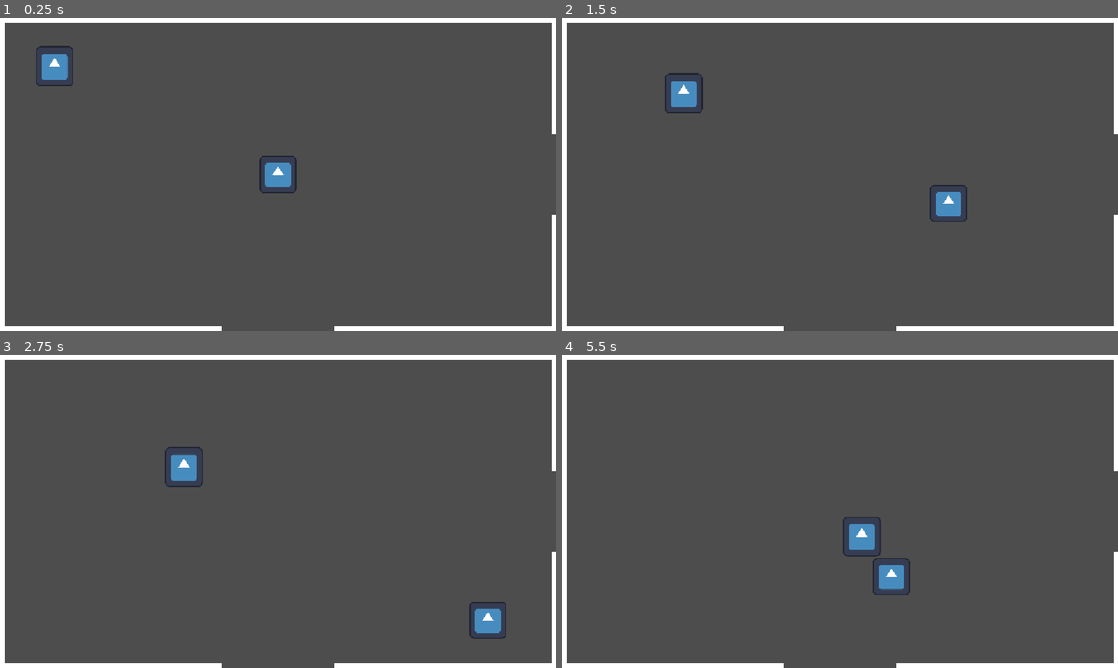
Above: before the commit, frames 1-4 (two rows, left to right).
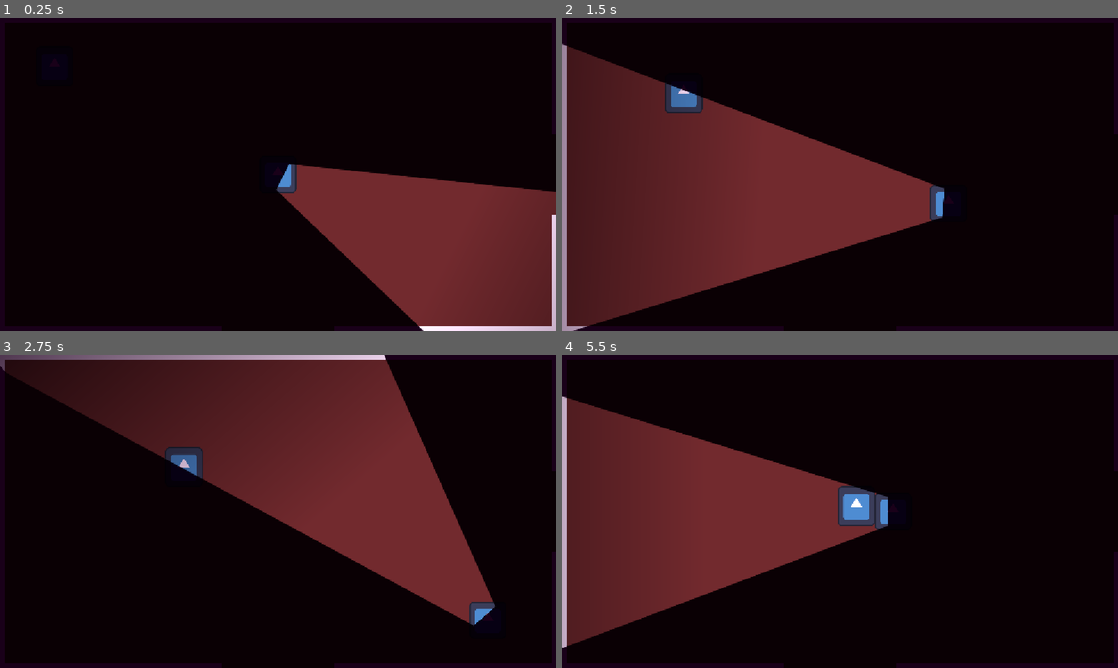
Above: after the commit, the same moments.

Repository: noelle-byte/invasion-game
Game: Godot game, scene res://scenes/house.tscn
Two runs of this game, one before a commit and one after it. Both use one fixed random seed, a clock stepped at 60 frames per second and the inputs below. The engine's default icon, where the game draws it, is replaced by a stand-in: a white triangle on a blue panel in a dark square.
Inputs (mouse positions are in pixels of both pictures, inside the frame that each line leads up to):
- Up to frame 1 (0.25 s): no input
- Up to frame 2 (1.5 s): move the mouse to (962, 158) at 0.52 s; hold Right (ui_right) 0.53-1.28 s; move the mouse to (728, 190) at 1.27 s; hold Down (ui_down) from 1.28 s (still down)
- Up to frame 3 (2.75 s): move the mouse to (333, 442) at 2.02 s; release Down (ui_down) at 2.03 s; hold Right (ui_right) from 2.03 s (still down)
- Up to frame 4 (5.5 s): move the mouse to (812, 574) at 2.77 s; release Right (ui_right) at 2.78 s; hold Up (ui_up) 2.78-3.53 s; move the mouse to (1006, 558) at 3.52 s; hold Left (ui_left) 3.53-5.03 s; move the mouse to (673, 464) at 4.27 s; move the mouse to (867, 511) at 5.02 s; hold Down (ui_down) from 5.03 s (still down)

The runs differ from the first frame. In frame 1, 100% of the frame differs, in the area x 0-100%, y 0-100%; in frame 2, 99%; in frame 3, 100%; in frame 4, 100%.

Commit message:
flashlight v1

Diff:
--- a/scenes/house.tscn
+++ b/scenes/house.tscn
@@ -18,12 +18,21 @@
 
 [node name="house" type="Node2D" unique_id=1804802909]
 
+[node name="background" type="Polygon2D" parent="." unique_id=1845925396]
+position = Vector2(-9.999999, -10)
+scale = Vector2(100, 100)
+color = Color(0.41, 0.16810001, 0.16810001, 1)
+polygon = PackedVector2Array(0.099999994, 0.099999994, 23.14, 0.099999994, 23.14, 6.58, 0.09999999, 6.58)
+
 [node name="Player" parent="." unique_id=1590016079 instance=ExtResource("1_d7po0")]
 position = Vector2(576, 324)
 
 [node name="Camera2D" type="Camera2D" parent="." unique_id=355679094]
 position = Vector2(576, 324)
 script = ExtResource("2_se78b")
+
+[node name="CanvasModulate" type="CanvasModulate" parent="." unique_id=1003012762]
+color = Color(0.09803922, 0, 0.09803922, 1)
 
 [node name="screen_0_0" type="Node2D" parent="." unique_id=233721365]
 
--- a/scenes/player.tscn
+++ b/scenes/player.tscn
@@ -2,6 +2,8 @@
 
 [ext_resource type="Texture2D" uid="uid://bhnayd87opeef" path="res://assets/icon.svg" id="1_3vyb7"]
 [ext_resource type="Script" uid="uid://bchwq5ihnk1jn" path="res://scripts/player.gd" id="1_g2els"]
+[ext_resource type="Script" uid="uid://c33j5atltlhqs" path="res://scripts/flashlight_pivot.gd" id="3_qhqgy"]
+[ext_resource type="Texture2D" uid="uid://2wn6y82luoep" path="res://assets/bitmap.png" id="4_dqkch"]
 
 [sub_resource type="RectangleShape2D" id="RectangleShape2D_vesw4"]
 size = Vector2(74, 74)
@@ -15,3 +17,11 @@
 
 [node name="CollisionShape2D" type="CollisionShape2D" parent="." unique_id=2021077953]
 shape = SubResource("RectangleShape2D_vesw4")
+
+[node name="FlashlightPivot" type="Node2D" parent="." unique_id=1929153686]
+script = ExtResource("3_qhqgy")
+
+[node name="flashlight" type="PointLight2D" parent="FlashlightPivot" unique_id=2105479666]
+position = Vector2(621, -20)
+scale = Vector2(1.086821, 1)
+texture = ExtResource("4_dqkch")
--- a/scripts/enemy.gd
+++ b/scripts/enemy.gd
@@ -40,4 +40,4 @@
 func _on_attack_area_body_entered(body: Node2D) -> void:
 	if body == target:
 		print("got you")
-		target.die
+		target.die()
--- /dev/null
+++ b/scripts/flashlight_pivot.gd
@@ -0,0 +1,4 @@
+extends Node2D
+
+func _process(_delta: float) -> void:
+	look_at(get_global_mouse_position())
Binary file added: assets/bitmap.png
Not shown, added: assets/bitmap.png.import
Not shown, added: scripts/flashlight_pivot.gd.uid
